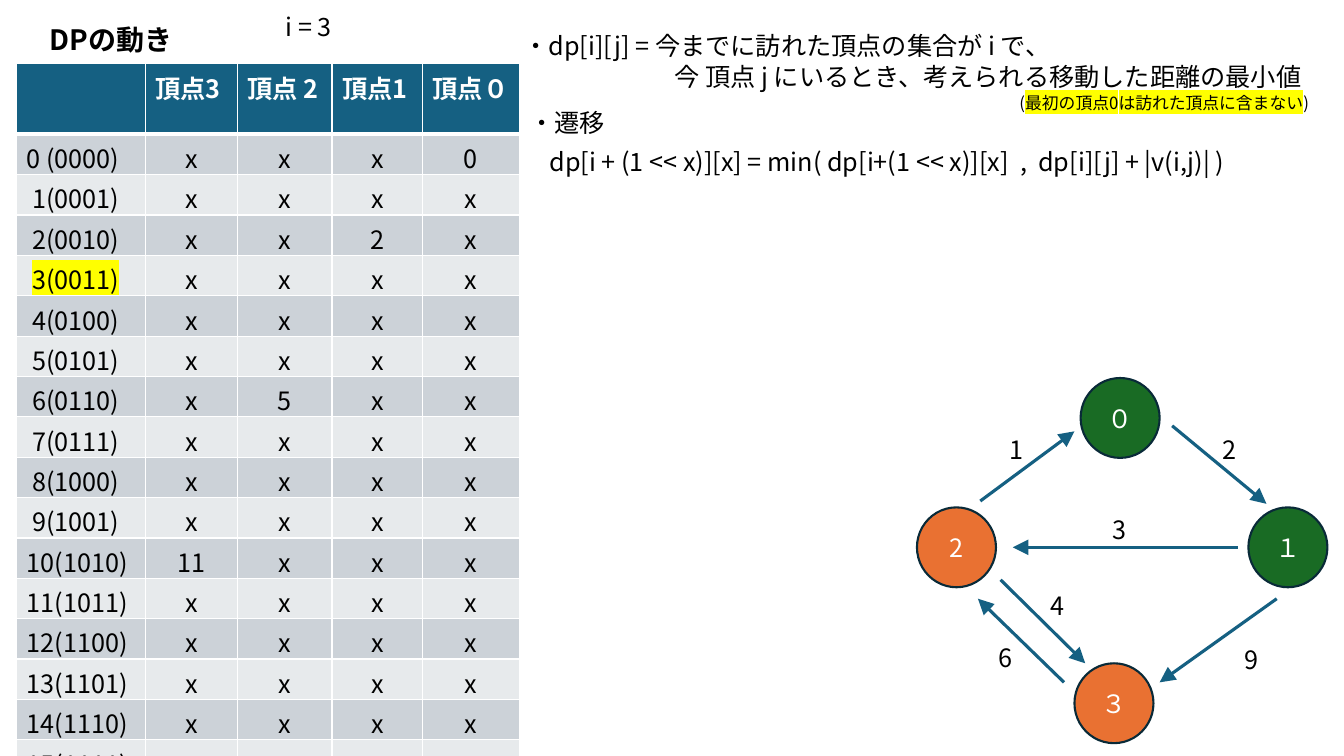
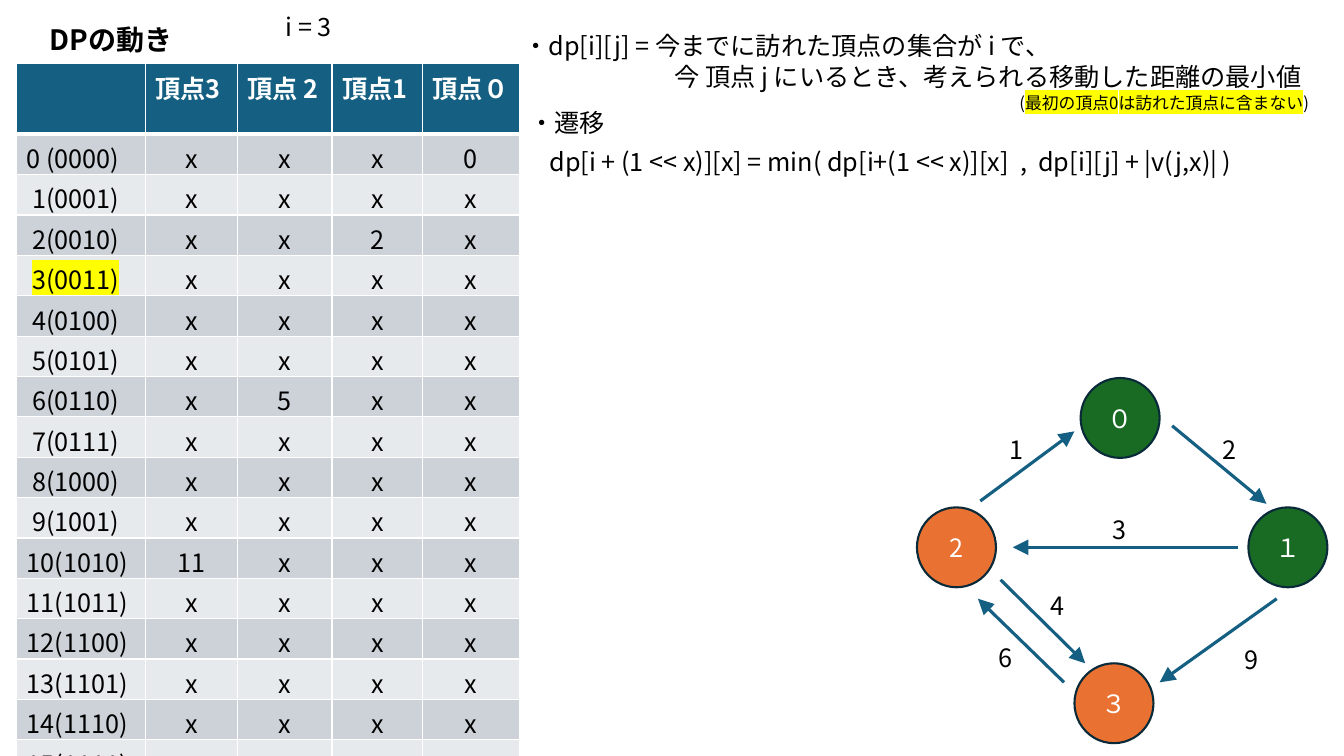
Before and after one commit to triC-tmu/workshop_2024, a slide deck: slide 26 of 20240331_bit全探索_bitDP/bit全探索_bitDP.pptx. Drawn at 1344x756 pixels with LibreOffice and Linux fonts; fonts in the diff are those of the drawing. Boxes give left, top, right and bottom in pixels: in the first picture for what was removed or moved away, otherwise in the second. Text is boxed around its words. In the diff, an @@ line names an element or a change of style, - is before the commit and + after.

```diff
--- a/20240331_bit全探索_bitDP/bit全探索_bitDP.pptx
+++ b/20240331_bit全探索_bitDP/bit全探索_bitDP.pptx
@@ text at bbox=[550, 150, 1217, 178]: text changed @@
-dp[i + (1 << x)][x] = min( dp[i+(1 << x)][x] , dp[i][j] + |v(i,j)| )
+dp[i + (1 << x)][x] = min( dp[i+(1 << x)][x] , dp[i][j] + |v(j,x)| )
```
Also in this commit, not shown: 19 other slides changed, 2 other files.
